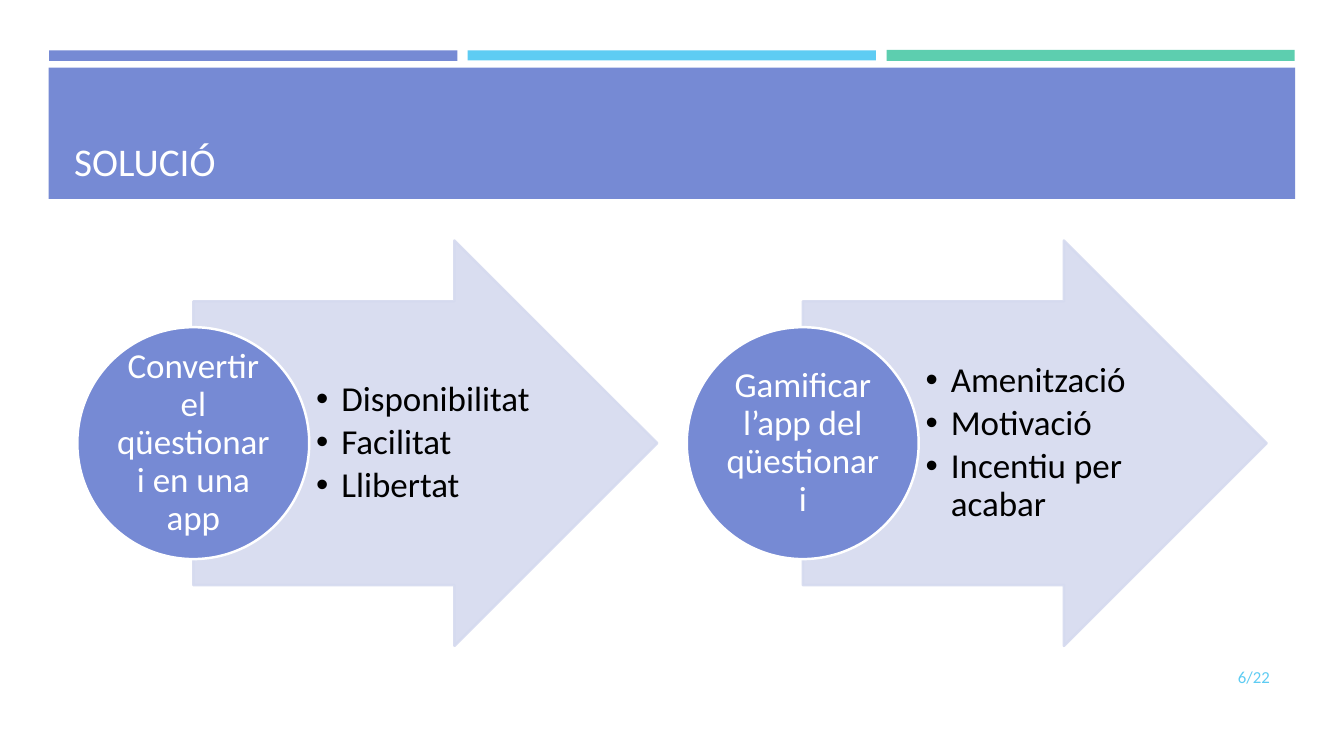
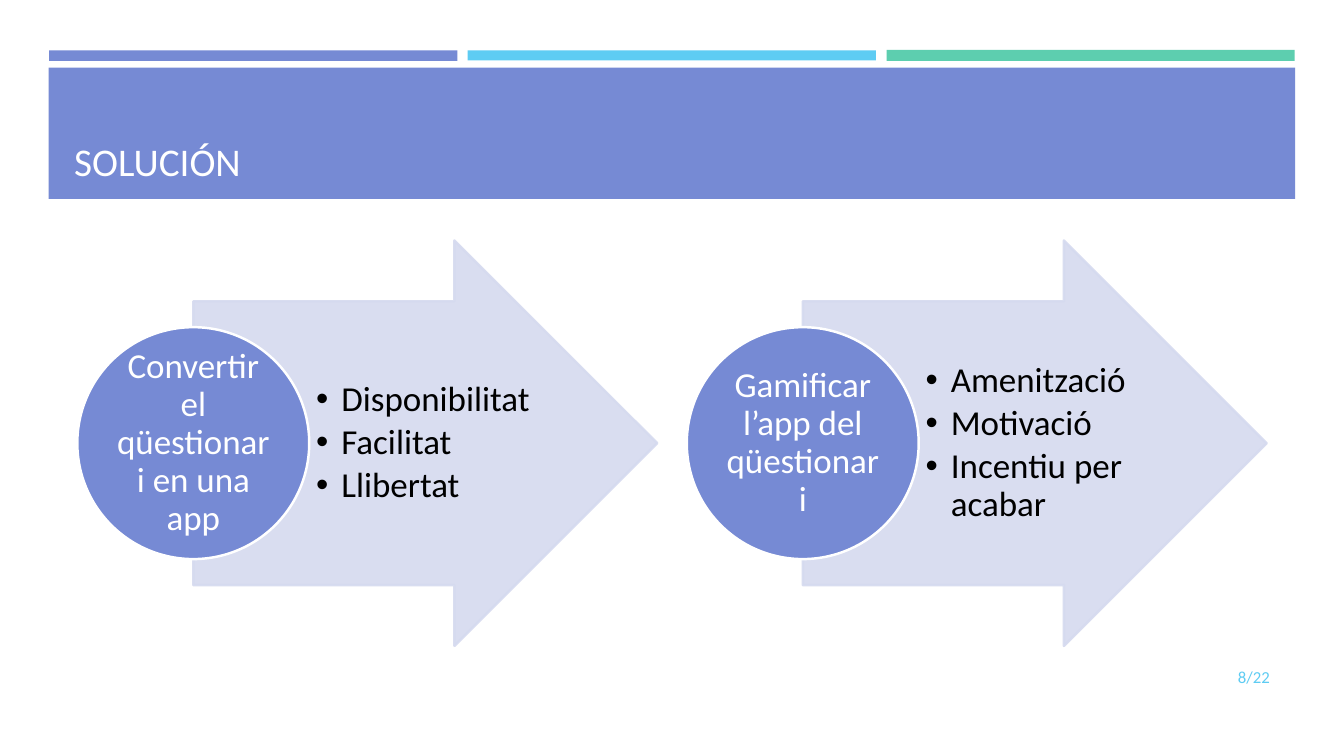
Before and after one commit to mdlunag/tfg, a slide deck: slide 8 of tfg_presentacio.pptx (slide 6 before the commit). Drawn at 1344x756 pixels with LibreOffice and Linux fonts; fonts in the diff are those of the drawing; background and template pictures are left out. Boxes give left, top, right and bottom in pixels: in the first picture for what was removed or moved away, otherwise in the second. Text is boxed around its words. In the diff, an @@ line names an element or a change of style, - is before the commit and + after.

```diff
--- a/tfg_presentacio.pptx
+++ b/tfg_presentacio.pptx
@@ title at [74, 143, 241, 176]: text changed @@
-SOLUCIÓ
+SOLUCIÓN
@@ page number at [1238, 671, 1270, 684]: text changed @@
-6/22
+8/22
```
Also in this commit, not shown: 3 other slides changed, 3 slides added, 3 slides removed, 1 other file.
